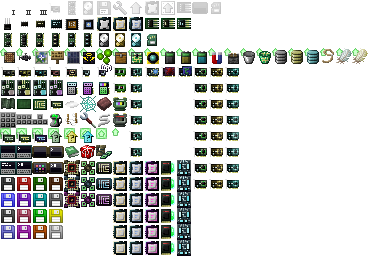
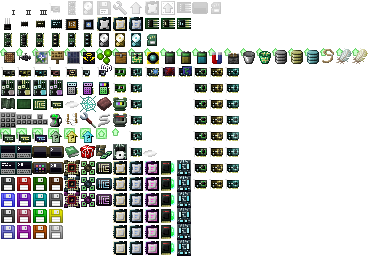
Before/after of a 384x256 layered artwork. What changed in the layer stack:
painted on "items" (2nd of 2, in "items") over box(113, 144, 157, 160)
